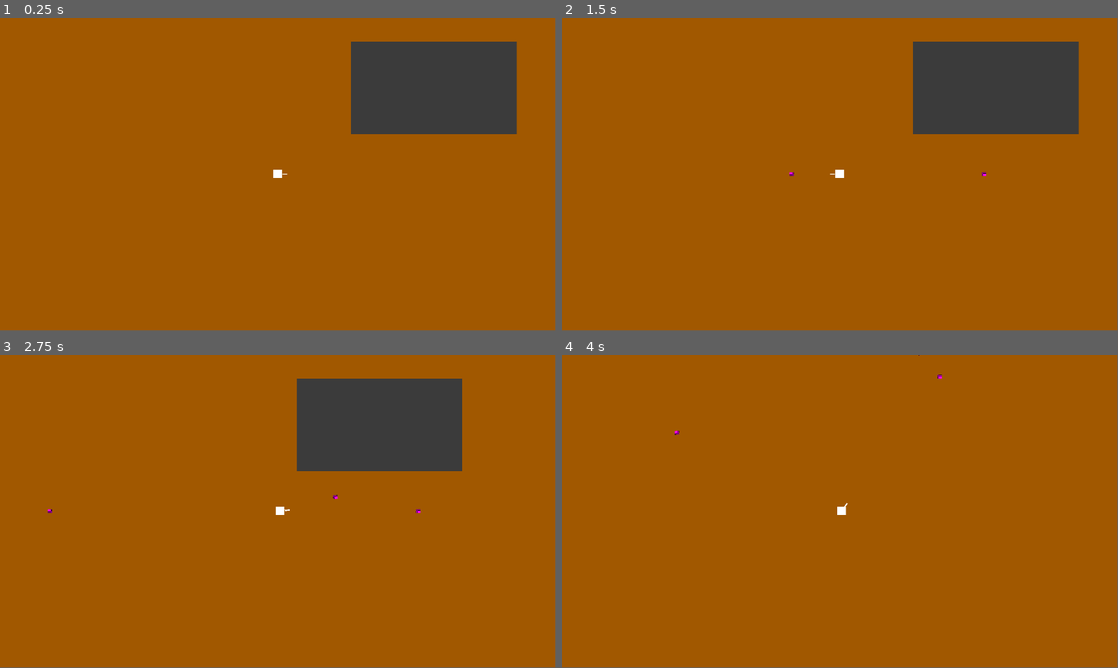
Above: before the commit, frames 1-4 (two rows, left to right).
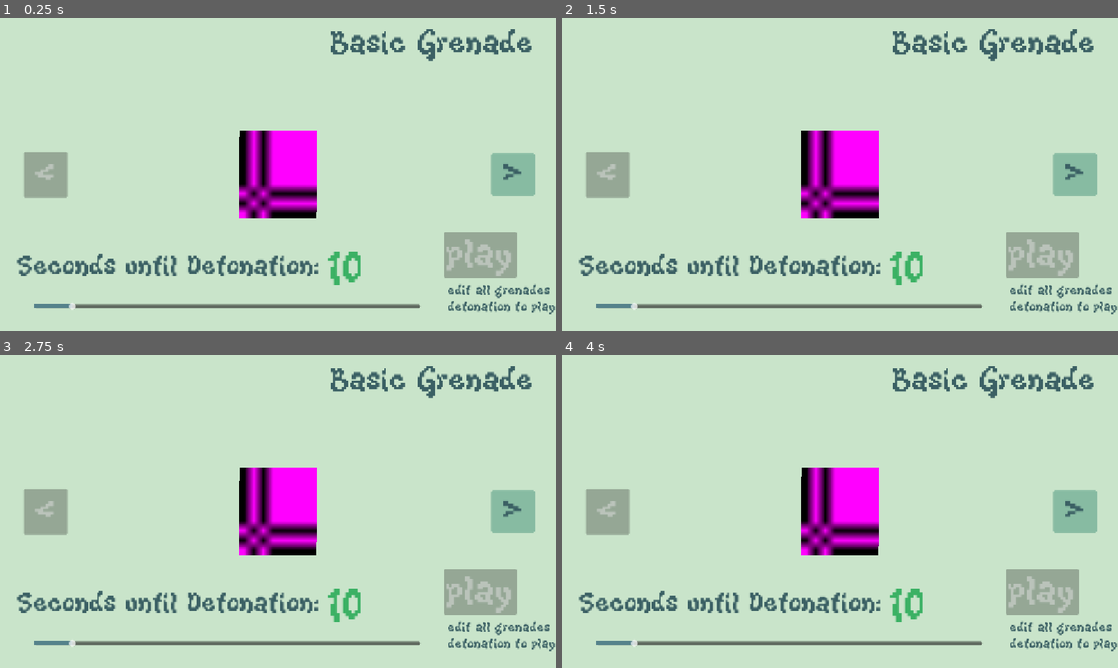
Above: after the commit, the same moments.

Repository: ArranMcAuld/gmtk-game-jam
Game: Godot game, scene res://Levels/randomly_generated_world.tscn
Same seed, same stepped clock (60 frames per second), same inputs: the game is played once before the commit and once after it.
Inputs (mouse positions are in pixels of both pictures, inside the frame that each line leads up to):
- Up to frame 1 (0.25 s): no input
- Up to frame 2 (1.5 s): click (1073, 174) at 0.5 s, where only the run after the commit has a clickable ">"; click (606, 174) at 1.25 s, where only the run after the commit has a clickable "<"
- Up to frame 3 (2.75 s): move the mouse to (400, 495) at 2.02 s; hold D (move_right) from 2.03 s (still down); click (400, 495) at 2.1 s
- Up to frame 4 (4 s): move the mouse to (728, 527) at 2.77 s; release D (move_right) at 2.78 s; hold S (move_down) 2.78-3.53 s; tap Space (dash) at 2.85 s; click (728, 527) at 3.05 s; move the mouse to (895, 442) at 3.52 s; hold D (move_right) from 3.53 s (still down); click (895, 442) at 3.6 s
In our replay, the window is 799x449 before the commit and 800x450 after it. These sizes can differ from the game's own. Grey fills any space a smaller window leaves; there, only what the larger window draws over its background counts as a difference.

The runs differ from the first frame. In frame 1, 100% of the frame differs, in the area x 0-100%, y 0-100%; in frame 2, 100%; in frame 3, 100%; in frame 4, 100%.

Commit message:
got main loop working with grenade selection and editing and firing grenades

Diff:
--- a/Levels/randomly_generated_world.tscn
+++ b/Levels/randomly_generated_world.tscn
@@ -13,7 +13,7 @@
 [node name="RandomlyGeneratedWorld" type="Node2D" unique_id=1017041638]
 
 [node name="MeshInstance2D" type="MeshInstance2D" parent="." unique_id=1136703094]
-modulate = Color(0.63160366, 0.3467673, 1.92523e-07, 1)
+modulate = Color(0.7882353, 0.6784314, 0.654902, 1)
 z_index = -1
 position = Vector2(1565.502, 1296.0005)
 scale = Vector2(60343, 37612)
@@ -81,13 +81,14 @@
 shape = SubResource("RectangleShape2D_k5nqk")
 
 [node name="MeshInstance2D" type="MeshInstance2D" parent="EdgeWalls/EdgeWall5" unique_id=1462565629]
+modulate = Color(0.9490196, 0.9137255, 0.89411765, 1)
 scale = Vector2(20, 20)
 mesh = SubResource("QuadMesh_rbwu2")
 
 [node name="Player" parent="." unique_id=1119650225 instance=ExtResource("1_yg7k7")]
 
 [node name="MainController" parent="." unique_id=969106577 node_paths=PackedStringArray("player", "player_camera", "grenade_launcher", "grenade_spawn_pos") instance=ExtResource("2_k5nqk")]
-position = Vector2(707, -25)
+position = Vector2(57, -19041)
 player = NodePath("../Player")
 player_camera = NodePath("../Player/Camera2D")
 grenade_launcher = NodePath("../Player/GrenedeLauncher")
--- a/Scenes/base_grenade.gd
+++ b/Scenes/base_grenade.gd
@@ -4,26 +4,30 @@
 var detonate_cooldown : float = 10.0
 const SHOOT_SPEED : float = 500.0
 @export var collision : CollisionShape2D
-
-#stuff to change for each grenade
+@export var grenade_name : String
 
 
 func _ready() -> void:
-	#wait for cooldown
-	await get_tree().create_timer(detonate_cooldown).timeout
-
-	# explosion function
+	pass
 
 
-	# destroy grenade
-	queue_free()
+# Call this when ACTION mode starts
+func start_countdown() -> void:
+	await get_tree().create_timer(detonate_cooldown).timeout
+	detonate()
 
-# We call this on the player when the bullet is shot
+
+# Call this when the player fires the gun
 func launch(spawn_position: Vector2, rotation: float) -> void:
-	top_level = true # this essentially unparents it
+	top_level = true
 	global_position = spawn_position
 	visible = true
 	collision.set_deferred("disabled", false)
 	global_rotation = rotation
-	# apply force
 	apply_central_impulse(Vector2.from_angle(rotation) * SHOOT_SPEED)
+
+
+func detonate() -> void:
+	print("BOOM! Grenade exploded!")
+	# Add explosion effects/damage here
+	queue_free()
--- a/Scenes/base_grenade.tscn
+++ b/Scenes/base_grenade.tscn
@@ -1,6 +1,9 @@
 [gd_scene format=3 uid="uid://yu3sj5vkpjpj"]
 
 [ext_resource type="Script" uid="uid://yc805i5tf6jv" path="res://Scenes/base_grenade.gd" id="1_frl0m"]
+
+[sub_resource type="PhysicsMaterial" id="PhysicsMaterial_frl0m"]
+bounce = 1.0
 
 [sub_resource type="CircleShape2D" id="CircleShape2D_6vce7"]
 radius = 5.0990195
@@ -12,6 +15,7 @@
 
 [node name="BaseGrenade" type="RigidBody2D" unique_id=1473638359 node_paths=PackedStringArray("collision")]
 visible = false
+physics_material_override = SubResource("PhysicsMaterial_frl0m")
 gravity_scale = 0.0
 linear_damp_mode = 1
 linear_damp = 24.445
--- a/Scenes/grenade_1.tscn
+++ b/Scenes/grenade_1.tscn
@@ -4,3 +4,4 @@
 
 [node name="Grenade1" unique_id=1473638359 instance=ExtResource("1_puvox")]
 linear_damp = 1.199
+grenade_name = "Basic Grenade"
--- a/Scenes/main_controller.tscn
+++ b/Scenes/main_controller.tscn
@@ -1,11 +1,199 @@
 [gd_scene format=3 uid="uid://xl8ckd4l8daq"]
 
 [ext_resource type="Script" uid="uid://dmj43n6a2pkre" path="res://Scripts/main_controller.gd" id="1_7i2o3"]
+[ext_resource type="FontFile" uid="uid://bjokgtb88a6nq" path="res://UI_Stuff/KiwiSoda.ttf" id="2_w65co"]
+
+[sub_resource type="StyleBoxFlat" id="StyleBoxFlat_w65co"]
+bg_color = Color(0.5294118, 0.73333335, 0.63529414, 1)
+corner_radius_top_left = 5
+corner_radius_top_right = 5
+corner_radius_bottom_right = 5
+corner_radius_bottom_left = 5
+
+[sub_resource type="StyleBoxFlat" id="StyleBoxFlat_imspx"]
+bg_color = Color(0.23137255, 0.3764706, 0.39215687, 1)
+corner_radius_top_left = 5
+corner_radius_top_right = 5
+corner_radius_bottom_right = 5
+corner_radius_bottom_left = 5
+
+[sub_resource type="StyleBoxFlat" id="StyleBoxFlat_1oh2b"]
+bg_color = Color(0.33333334, 0.50980395, 0.54509807, 1)
+corner_radius_top_left = 5
+corner_radius_top_right = 5
+corner_radius_bottom_right = 5
+corner_radius_bottom_left = 5
+
+[sub_resource type="StyleBoxFlat" id="StyleBoxFlat_c3n34"]
+bg_color = Color(0.33333334, 0.50980395, 0.54509807, 1)
+
+[sub_resource type="StyleBoxFlat" id="StyleBoxFlat_ykrsg"]
+bg_color = Color(0.33333334, 0.50980395, 0.54509807, 1)
+
+[sub_resource type="QuadMesh" id="QuadMesh_w65co"]
 
 [node name="MainController" type="Node2D" unique_id=969106577 node_paths=PackedStringArray("controller_camera")]
 script = ExtResource("1_7i2o3")
 controller_camera = NodePath("Camera2D")
 
 [node name="Camera2D" type="Camera2D" parent="." unique_id=847493547]
+zoom = Vector2(20, 20)
 
 [node name="Grenade_Spaw_Pos" type="Node2D" parent="." unique_id=873948083]
+
+[node name="PlanningCanvas" type="CanvasLayer" parent="." unique_id=1756421983]
+unique_name_in_owner = true
+
+[node name="Back" type="Button" parent="PlanningCanvas" unique_id=2081663136]
+unique_name_in_owner = true
+z_index = 4
+anchors_preset = 4
+anchor_top = 0.5
+anchor_bottom = 0.5
+offset_left = 49.0
+offset_top = -44.0
+offset_right = 140.0
+offset_bottom = 44.112
+grow_vertical = 2
+size_flags_horizontal = 0
+size_flags_vertical = 0
+theme_override_colors/font_color = Color(0.23137255, 0.3764706, 0.39215687, 1)
+theme_override_fonts/font = ExtResource("2_w65co")
+theme_override_font_sizes/font_size = 86
+theme_override_styles/normal = SubResource("StyleBoxFlat_w65co")
+theme_override_styles/pressed = SubResource("StyleBoxFlat_imspx")
+theme_override_styles/hover = SubResource("StyleBoxFlat_1oh2b")
+text = "<"
+
+[node name="Forward" type="Button" parent="PlanningCanvas" unique_id=512453181]
+unique_name_in_owner = true
+z_index = 4
+anchors_preset = 6
+anchor_left = 1.0
+anchor_top = 0.5
+anchor_right = 1.0
+anchor_bottom = 0.5
+offset_left = -134.0
+offset_top = -44.0
+offset_right = -43.0
+offset_bottom = 44.112
+grow_horizontal = 0
+grow_vertical = 2
+size_flags_horizontal = 0
+size_flags_vertical = 0
+theme_override_colors/font_color = Color(0.23137255, 0.3764706, 0.39215687, 1)
+theme_override_fonts/font = ExtResource("2_w65co")
+theme_override_font_sizes/font_size = 86
+theme_override_styles/normal = SubResource("StyleBoxFlat_w65co")
+theme_override_styles/pressed = SubResource("StyleBoxFlat_imspx")
+theme_override_styles/hover = SubResource("StyleBoxFlat_1oh2b")
+text = ">"
+
+[node name="HSlider" type="HSlider" parent="PlanningCanvas" unique_id=1491470136]
+unique_name_in_owner = true
+anchors_preset = 2
+anchor_top = 1.0
+anchor_bottom = 1.0
+offset_left = 71.0
+offset_top = -83.0
+offset_right = 871.0
+offset_bottom = -19.0
+grow_vertical = 0
+theme_override_styles/grabber_area = SubResource("StyleBoxFlat_c3n34")
+theme_override_styles/grabber_area_highlight = SubResource("StyleBoxFlat_ykrsg")
+min_value = 5.0
+max_value = 60.0
+value = 5.0
+
+[node name="Label" type="Label" parent="PlanningCanvas" unique_id=1128086005]
+anchors_preset = 2
+anchor_top = 1.0
+anchor_bottom = 1.0
+offset_left = 36.0
+offset_top = -163.0
+offset_right = 871.0
+grow_vertical = 0
+theme_override_colors/font_color = Color(0.23137255, 0.3764706, 0.39215687, 1)
+theme_override_font_sizes/font_size = 60
+text = "Seconds until Detonation:
+"
+
+[node name="Seconds" type="Label" parent="PlanningCanvas" unique_id=22422983]
+unique_name_in_owner = true
+anchors_preset = 2
+anchor_top = 1.0
+anchor_bottom = 1.0
+offset_left = 679.0
+offset_top = -176.0
+offset_right = 1058.0
+offset_bottom = 27.0
+grow_vertical = 0
+theme_override_colors/font_color = Color(0.23137255, 0.69411767, 0.39215687, 1)
+theme_override_font_sizes/font_size = 100
+text = "10
+"
+
+[node name="GrenadeType" type="Label" parent="PlanningCanvas" unique_id=2006227507]
+unique_name_in_owner = true
+anchors_preset = 1
+anchor_left = 1.0
+anchor_right = 1.0
+offset_left = -466.0
+offset_top = 18.0
+offset_right = -41.0
+offset_bottom = 181.0
+grow_horizontal = 0
+size_flags_horizontal = 6
+size_flags_vertical = 6
+theme_override_colors/font_color = Color(0.23137255, 0.3764706, 0.39215687, 1)
+theme_override_font_sizes/font_size = 70
+text = "XXL Grenade
+"
+
+[node name="Play" type="Button" parent="PlanningCanvas" unique_id=1529407947]
+unique_name_in_owner = true
+z_index = 4
+anchors_preset = 3
+anchor_left = 1.0
+anchor_top = 1.0
+anchor_right = 1.0
+anchor_bottom = 1.0
+offset_left = -232.0
+offset_top = -205.0
+offset_right = -81.0
+offset_bottom = -110.0
+grow_horizontal = 0
+grow_vertical = 0
+size_flags_horizontal = 0
+size_flags_vertical = 0
+theme_override_colors/font_color = Color(0.23137255, 0.3764706, 0.39215687, 1)
+theme_override_fonts/font = ExtResource("2_w65co")
+theme_override_font_sizes/font_size = 86
+theme_override_styles/normal = SubResource("StyleBoxFlat_w65co")
+theme_override_styles/pressed = SubResource("StyleBoxFlat_imspx")
+theme_override_styles/hover = SubResource("StyleBoxFlat_1oh2b")
+disabled = true
+text = "play"
+
+[node name="EditToPlayText" type="Label" parent="PlanningCanvas" unique_id=396357940]
+unique_name_in_owner = true
+anchors_preset = 3
+anchor_left = 1.0
+anchor_top = 1.0
+anchor_right = 1.0
+anchor_bottom = 1.0
+offset_left = -224.0
+offset_top = -99.0
+grow_horizontal = 0
+grow_vertical = 0
+theme_override_colors/font_color = Color(0.23137255, 0.3764706, 0.39215687, 1)
+theme_override_font_sizes/font_size = 30
+text = "edit all grenades
+detonation to play
+"
+
+[node name="MeshInstance2D" type="MeshInstance2D" parent="." unique_id=779872765]
+modulate = Color(0.7882353, 0.89411765, 0.7921569, 1)
+z_index = -2
+scale = Vector2(3889.4128, 2906.8748)
+mesh = SubResource("QuadMesh_w65co")
--- a/Scenes/player.tscn
+++ b/Scenes/player.tscn
@@ -21,6 +21,7 @@
 shape = SubResource("CircleShape2D_f60y1")
 
 [node name="MeshInstance2D" type="MeshInstance2D" parent="." unique_id=1985996032]
+modulate = Color(0.2901961, 0.30588236, 0.4117647, 1)
 scale = Vector2(18, 17.000002)
 mesh = SubResource("QuadMesh_v0iea")
 
@@ -29,6 +30,7 @@
 spawn_pos = NodePath("GrenadeSpawnPos")
 
 [node name="MeshInstance2D" type="MeshInstance2D" parent="GrenedeLauncher" unique_id=1156913528]
+modulate = Color(0.13333334, 0.13333334, 0.23137255, 1)
 position = Vector2(14.999999, 0)
 scale = Vector2(10.535799, 2.6533349)
 mesh = SubResource("QuadMesh_cvnsp")
--- a/Scripts/main_controller.gd
+++ b/Scripts/main_controller.gd
@@ -4,6 +4,10 @@
 var round_num := 1
 var num_grenades := 5
 var num_rooms := 5
+var currently_selected_grenade_index = 0
+
+var grenades_been_edited : Array[bool] = []
+
 
 @export var player : CharacterBody2D
 @export var controller_camera : Camera2D
@@ -11,6 +15,18 @@
 @export var grenade_launcher : Node2D
 @export var list_of_grenades_to_choose_from : Array[PackedScene]
 @export var grenade_spawn_pos : Node2D
+
+#ui stuff
+@onready var seconds_slider : HSlider = %HSlider
+@onready var forward : Button = %Forward
+@onready var backward : Button = %Back
+@onready var play : Button = %Play
+@onready var grenade_type : Label = %GrenadeType
+@onready var seconds_label : Label = %Seconds
+@onready var edit_to_play : Label = %EditToPlayText
+@onready var planning_mode_canvas : CanvasLayer = %PlanningCanvas
+
+
 
 
 enum State {
@@ -27,10 +43,37 @@
 func _ready() -> void:
 	change_state(State.SETUP)
 
+	seconds_slider.value = grenade_inventory[currently_selected_grenade_index].detonate_cooldown
 
+	for i in range(num_grenades):
+		grenades_been_edited.append(false)
+
+	seconds_slider.value_changed.connect(_on_slider_value_changed)
+
+	forward.pressed.connect(_on_button_pressed_forward)
+	backward.pressed.connect(_on_button_pressed_back)
+	play.pressed.connect(_on_button_pressed_play)
 # Called every frame. 'delta' is the elapsed time since the previous frame.
 func _process(delta: float) -> void:
-	pass
+	if current_state == State.PLANNING:
+		grenade_type.text = grenade_inventory[currently_selected_grenade_index].grenade_name
+
+	if currently_selected_grenade_index == 0:
+		backward.disabled = true
+	else:
+		backward.disabled = false
+
+	if currently_selected_grenade_index == num_grenades - 1:
+		forward.disabled = true
+	else:
+		forward.disabled = false
+
+	if current_state == State.PLANNING:
+		grenade_inventory[currently_selected_grenade_index].visible = true
+
+	if current_state == State.PLANNING:
+		for bullet in grenade_inventory:
+			bullet.global_position = grenade_spawn_pos.global_position
 
 
 
@@ -45,14 +88,21 @@
 			load_grenades_to_bench()
 			change_state(State.PLANNING)
 
+
 		State.PLANNING:
 			Engine.time_scale = 0.0
+			planning_mode_canvas.visible = true
 			#workbench_ui.show()
-			change_state(State.ACTION)
+
 		State.ACTION:
-			grenade_launcher
+			#grenade_launcher
 			Engine.time_scale = 1.0
 			player_camera.make_current()
+			planning_mode_canvas.visible = false
+			# Start timers on ALL grenades simultaneously when action starts
+			for grenade in grenade_inventory:
+				if is_instance_valid(grenade):
+					grenade.start_countdown()
 			#workbench_ui.hide()
 			#hide_workbench_grenades()
 
@@ -72,7 +122,7 @@
 	pass
 
 func load_grenades_to_bench():
-	for i in range(num_grenades - 1):
+	for i in range(num_grenades):
 		var new_grenade = list_of_grenades_to_choose_from.pick_random() .instantiate()
 		# 2. Set its position
 		new_grenade.global_position = grenade_spawn_pos.global_position
@@ -82,3 +132,39 @@
 		grenade_inventory.append(new_grenade)
 
 	grenade_launcher.get_grenades(grenade_inventory)
+
+
+
+#UI functions
+func _on_slider_value_changed(new_value: float) -> void:
+	# Update the variable
+	grenade_inventory[currently_selected_grenade_index].detonate_cooldown = new_value
+
+	# Update the text label (str() converts the number to text)
+	seconds_label.text =  str(new_value)
+
+	grenades_been_edited[currently_selected_grenade_index] = true
+
+	var x := 0
+	for i in range(num_grenades):
+		if grenades_been_edited[i]:
+			x += 1
+	if x == num_grenades:
+		play.disabled = false
+		edit_to_play.text = ""
+
+func _on_button_pressed_forward():
+	currently_selected_grenade_index += 1
+	seconds_slider.value = grenade_inventory[currently_selected_grenade_index].detonate_cooldown
+	grenade_inventory[currently_selected_grenade_index].visible = true
+	grenade_inventory[currently_selected_grenade_index - 1].visible = false
+	print(grenade_inventory[currently_selected_grenade_index].global_position)
+
+func _on_button_pressed_back():
+	currently_selected_grenade_index -= 1
+	seconds_slider.value = grenade_inventory[currently_selected_grenade_index].detonate_cooldown
+	grenade_inventory[currently_selected_grenade_index].visible = true
+	grenade_inventory[currently_selected_grenade_index + 1].visible = false
+
+func _on_button_pressed_play():
+	change_state(State.ACTION)
--- a/project.godot
+++ b/project.godot
@@ -15,9 +15,17 @@
 config/features=PackedStringArray("4.6", "GL Compatibility")
 config/icon="res://icon.svg"
 
+[display]
+
+window/stretch/mode="canvas_items"
+
 [dotnet]
 
 project/assembly_name="GMTK game Jam"
+
+[gui]
+
+theme/custom_font="uid://bjokgtb88a6nq"
 
 [input]
 
Binary file added: UI_Stuff/KiwiSoda.ttf
Not shown, added: UI_Stuff/KiwiSoda.ttf.import
